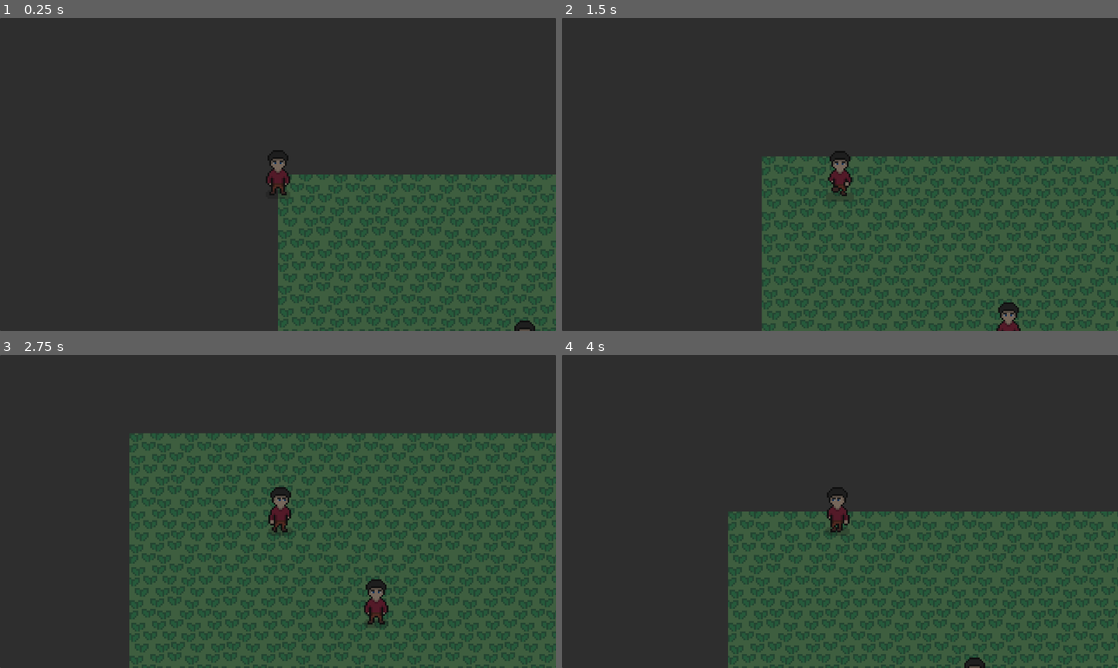
Above: before the commit, frames 1-4 (two rows, left to right).
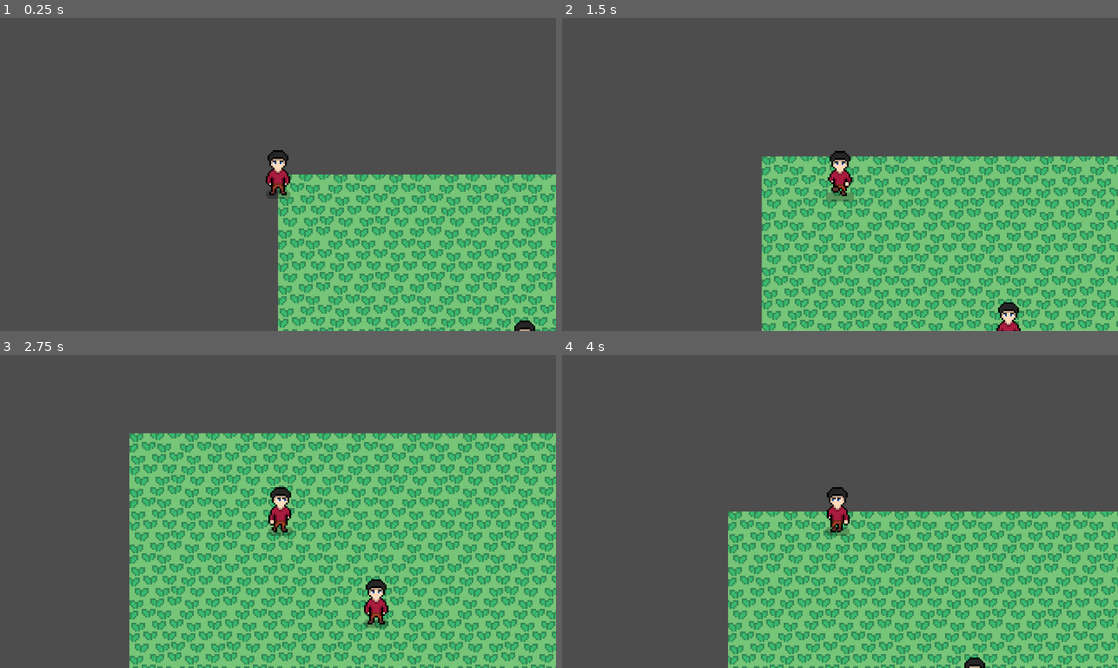
Above: after the commit, the same moments.

Repository: QuocKhangDA22TTD/rpg_game
Game: Godot game, scene res://scenes/demo.tscn
The game is run twice, just before and just after one commit, with the same random seed, the same clock (stepped at 60 frames per second) and the same inputs.
Inputs:
- Up to frame 1 (0.25 s): no input
- Up to frame 2 (1.5 s): tap Enter at 0.5 s; hold Right (ui_right) 0.53-1.28 s; hold Down (ui_down) from 1.28 s (still down)
- Up to frame 3 (2.75 s): release Down (ui_down) at 2.03 s; hold Right (ui_right) from 2.03 s (still down)
- Up to frame 4 (4 s): release Right (ui_right) at 2.78 s; hold Up (ui_up) 2.78-3.53 s; hold Left (ui_left) from 3.53 s (still down)

The runs differ from the first frame. In frame 1, 100% of the frame differs, in the area x 0-100%, y 0-100%; in frame 2, 100%; in frame 3, 100%; in frame 4, 100%.

Commit message:
Thêm action toggle_inventory vào input map, ẩn giao diện inventory khi mới vào game, thêm vào chức năng ẩn/hiện giao diện inventory bằng nút I.

Diff:
--- a/project.godot
+++ b/project.godot
@@ -55,6 +55,11 @@
 , Object(InputEventKey,"resource_local_to_scene":false,"resource_name":"","device":-1,"window_id":0,"alt_pressed":false …(183 unchanged characters)…
 ]
 }
+toggle_inventory={
+"deadzone": 0.2,
+"events": [Object(InputEventKey,"resource_local_to_scene":false,"resource_name":"","device":-1,"window_id":0,"alt_pressed":false,"shift_pressed":false,"ctrl_pressed":false,"meta_pressed":false,"pressed":false,"keycode":0,"physical_keycode":73,"key_label":0,"unicode":105,"location":0,"echo":false,"script":null)
+]
+}
 
 [physics]
 
--- a/scripts/inventory_ui.gd
+++ b/scripts/inventory_ui.gd
@@ -19,6 +19,13 @@
 
 	update_inventory()
 
+	hide()
+
+
+func _input(event):
+	if event.is_action_pressed("toggle_inventory"):
+		visible = !visible
+
 
 func update_inventory():
 	for slot in slot_nodes:
